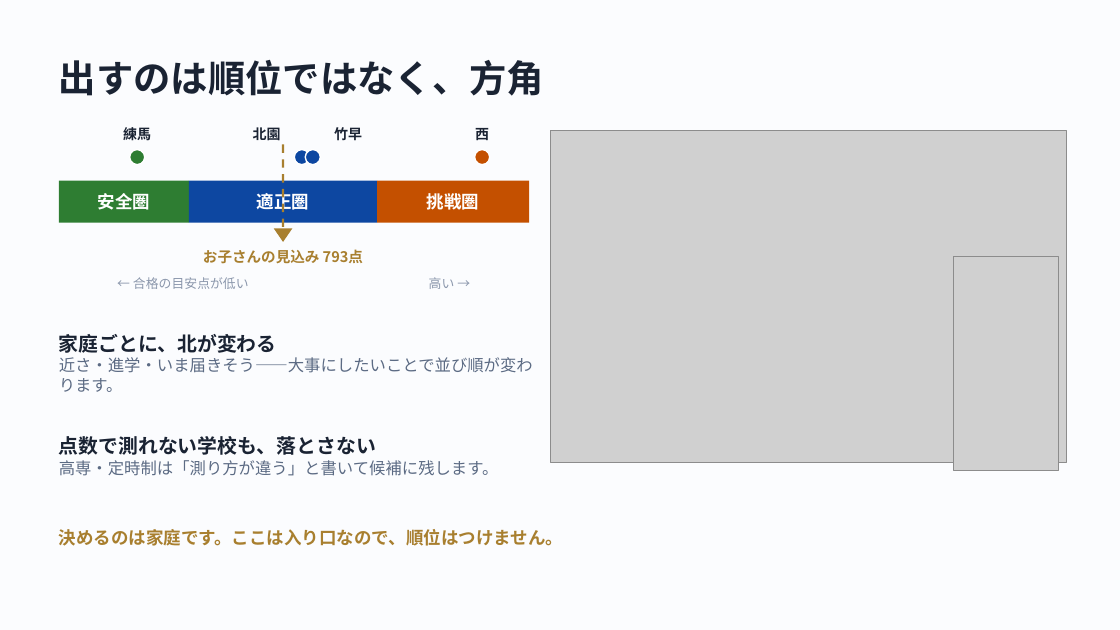
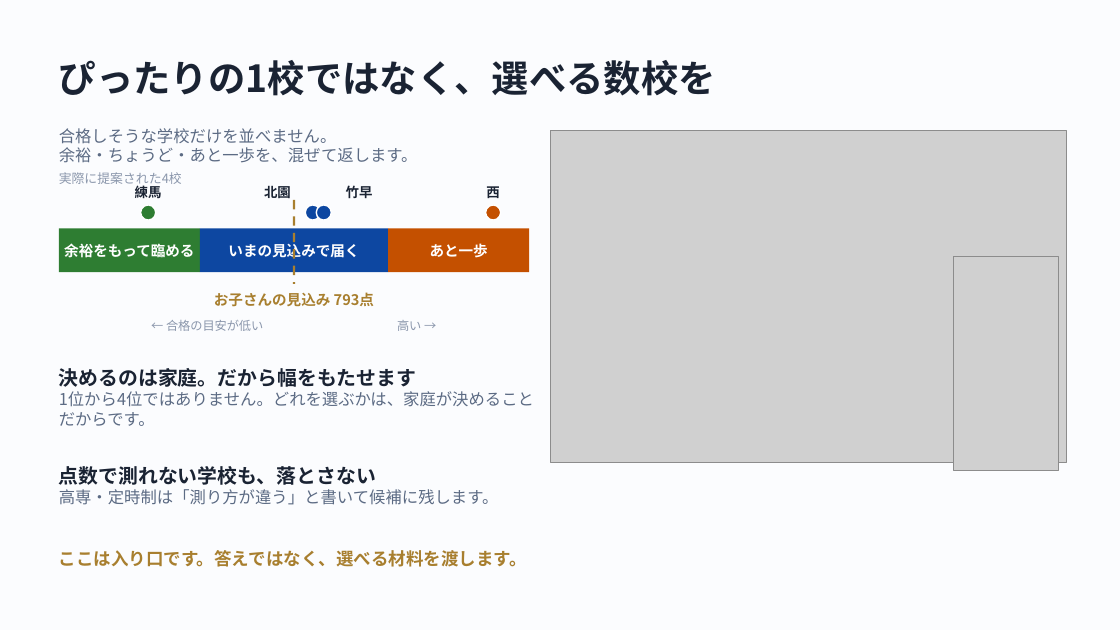
Before and after one commit to Nishi-Taiga/Course_Compass, a slide deck: slide 4 of docs/slides/shinro-compass-slides.pptx. Drawn at 1120x630 pixels with LibreOffice and Linux fonts; fonts in the diff are those of the drawing; grey boxes stand for pictures. Boxes give left, top, right and bottom in pixels: in the first picture for what was removed or moved away, otherwise in the second. Text is boxed around its words. In the diff, an @@ line names an element or a change of style, - is before the commit and + after.

```diff
--- a/docs/slides/shinro-compass-slides.pptx
+++ b/docs/slides/shinro-compass-slides.pptx
@@ text at box(59, 60, 716, 96): text changed @@
-出すのは順位ではなく、方角
+ぴったりの1校ではなく、選べる数校を
@@ text added at box(59, 128, 418, 163), 14 pt, text #5C6B84 @@
+合格しそうな学校だけを並べません。
+余裕・ちょうど・あと一歩を、混ぜて返します。
@@ text added at box(59, 172, 182, 187), 11 pt, text #8B97AC @@
+実際に提案された4校
@@ text removed at box(98, 193, 150, 210) @@
-安全圏
@@ ellipse: place and size @@
-ellipse at box(129, 150, 145, 165)
+ellipse at box(140, 205, 155, 220)
@@ text removed at box(257, 190, 309, 212) @@
-適正圏
@@ line moved from (283, 145) - (283, 233) to (294, 200) - (294, 284) @@
@@ line (294, 200) - (294, 284): stroke #A87F2F 1.8 pt dashed to #A87F2F 2 pt dashed @@
@@ ellipse: place and size @@
-ellipse at box(305, 150, 320, 165)
+ellipse at box(305, 205, 320, 220)
@@ ellipse: place and size @@
-ellipse at box(294, 150, 309, 165)
+ellipse at box(316, 205, 331, 220)
@@ text removed at box(427, 190, 479, 213) @@
-挑戦圏
@@ 4 texts: place and size @@
-4 texts at box(123, 125, 489, 143)
+4 texts at box(135, 183, 499, 201)
@@ size 12 to 11.5 pt in 4 elements at box(135, 183, 162, 201), box(264, 186, 291, 198), box(346, 185, 373, 199), box(486, 183, 499, 201) @@
@@ ellipse: place and size @@
-ellipse at box(475, 150, 490, 165)
+ellipse at box(486, 205, 501, 220)
@@ rectangle: place and size @@
-rectangle at box(59, 181, 189, 223)
+rectangle at box(59, 229, 200, 272)
@@ rectangle: place and size @@
-rectangle at box(189, 181, 377, 223)
+rectangle at box(200, 229, 388, 272)
@@ triangle removed at box(274, 229, 292, 242) @@
@@ rectangle: place and size @@
-rectangle at box(377, 181, 529, 223)
+rectangle at box(388, 229, 529, 272)
@@ text added at box(64, 243, 194, 258), 12.5 pt, text #FFFFFF, bold @@
+余裕をもって臨める
@@ text added at box(228, 241, 359, 259), 12.5 pt, text #FFFFFF, bold @@
+いまの見込みで届く
@@ text added at box(430, 243, 488, 258), 12.5 pt, text #FFFFFF, bold @@
+あと一歩
@@ text "お子さんの見込み 793点": place and size @@
-text "お子さんの見込み 793点" at box(203, 249, 363, 264)
+text "お子さんの見込み 793点" at box(214, 292, 374, 307)
@@ text at box(166, 320, 421, 331): text changed; size 11 to 10.5 pt @@
-← 合格の目安点が低い 高い →
+← 合格の目安が低い 高い →
@@ text removed at box(59, 334, 533, 392) @@
-家庭ごとに、北が変わる
-近さ・進学・いま届きそう——大事にしたいことで並び順が変わります。
@@ text added at box(59, 368, 534, 426), 14 pt, text #5C6B84 @@
+決めるのは家庭。だから幅をもたせます
+1位から4位ではありません。どれを選ぶかは、家庭が決めることだからです。
@@ text "点数で測れない学校も、落とさない 高専・定時制は「測り方が違う」と書いて候補に残します。": place and size @@
-text "点数で測れない学校も、落とさない 高専・定時制は「測り方が違う」と書いて候補に残します。" at box(59, 436, 499, 476)
+text "点数で測れない学校も、落とさない 高専・定時制は「測り方が違う」と書いて候補に残します。" at box(59, 466, 499, 505)
@@ text at box(59, 550, 527, 567): text changed @@
-決めるのは家庭です。ここは入り口なので、順位はつけません。
+ここは入り口です。答えではなく、選べる材料を渡します。
```
